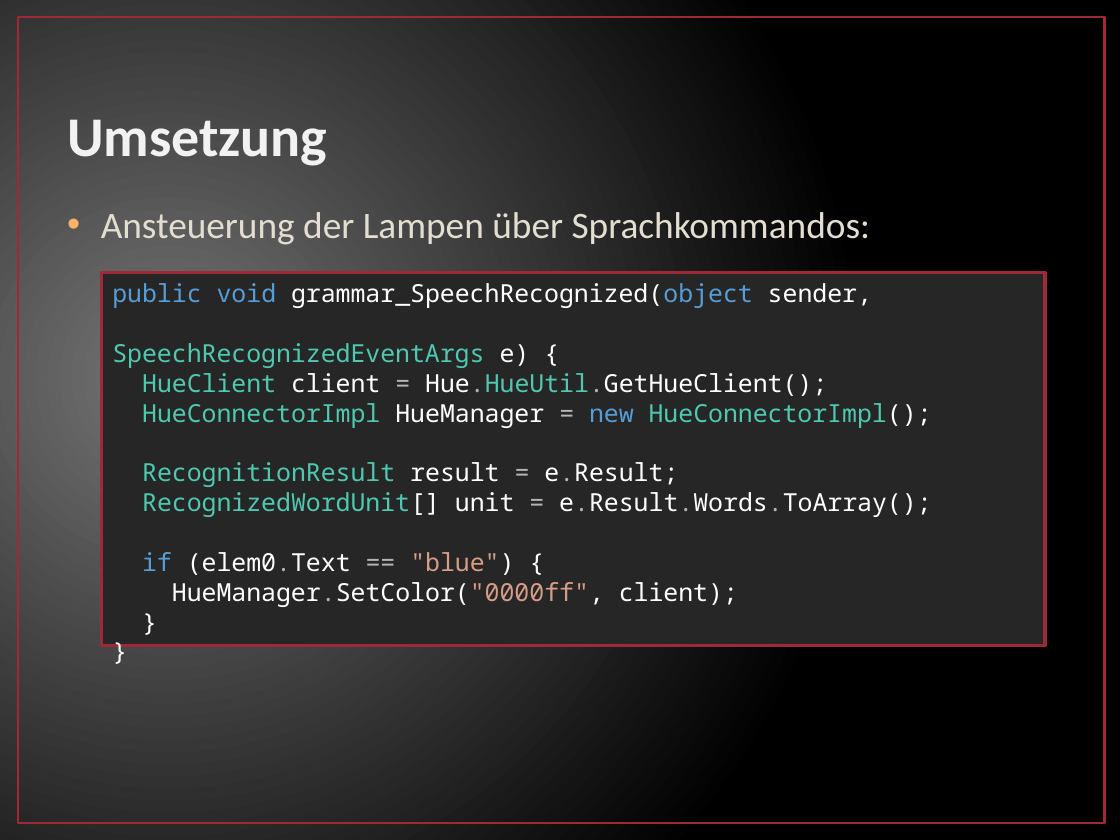
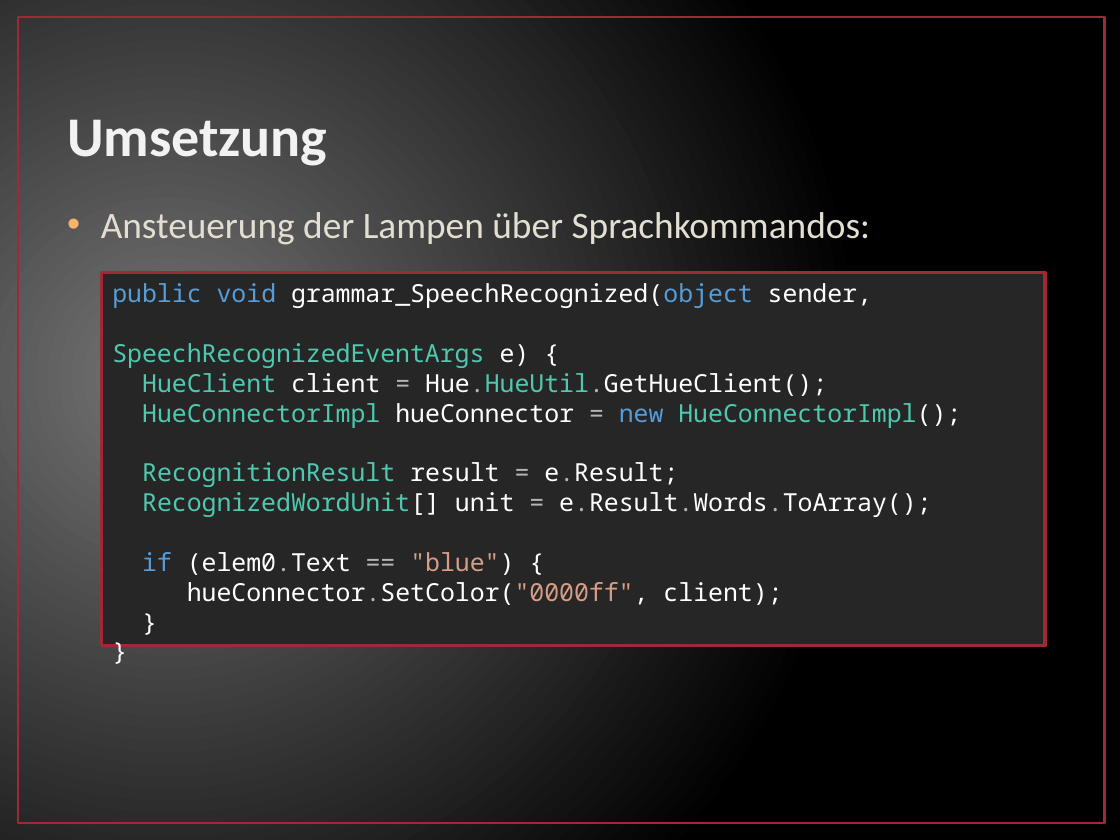
Before and after one commit to fgrebe/GestureContolForHue, a slide deck: slide 8 of doc/Gesture Control for Philips Hue.pptx (slide 7 before the commit). Drawn at 1120x840 pixels with LibreOffice and Linux fonts; fonts in the diff are those of the drawing. Boxes give left, top, right and bottom in pixels: in the first picture for what was removed or moved away, otherwise in the second. Text is boxed around its words. In the diff, an @@ line names an element or a change of style, - is before the commit and + after.

```diff
--- a/doc/Gesture Control for Philips Hue.pptx
+++ b/doc/Gesture Control for Philips Hue.pptx
@@ text in rectangle at (112,343,961,428): text changed @@
-SpeechRecognizedEventArgs e) {
-HueClient client = Hue.HueUtil.GetHueClient();
-HueConnectorImpl HueManager = new HueConnectorImpl();
+SpeechRecognizedEventArgs e) {
+HueClient client = Hue.HueUtil.GetHueClient();
+HueConnectorImpl hueConnector = new HueConnectorImpl();
@@ text in rectangle at (142,552,782,605): text changed @@
-if (elem0.Text == "blue") {
-HueManager.SetColor("0000ff", client);
-}
+if (elem0.Text == "blue") {
+hueConnector.SetColor("0000ff", client);
+}
```
Also in this commit, not shown: 2 other slides changed, 1 slide added.
